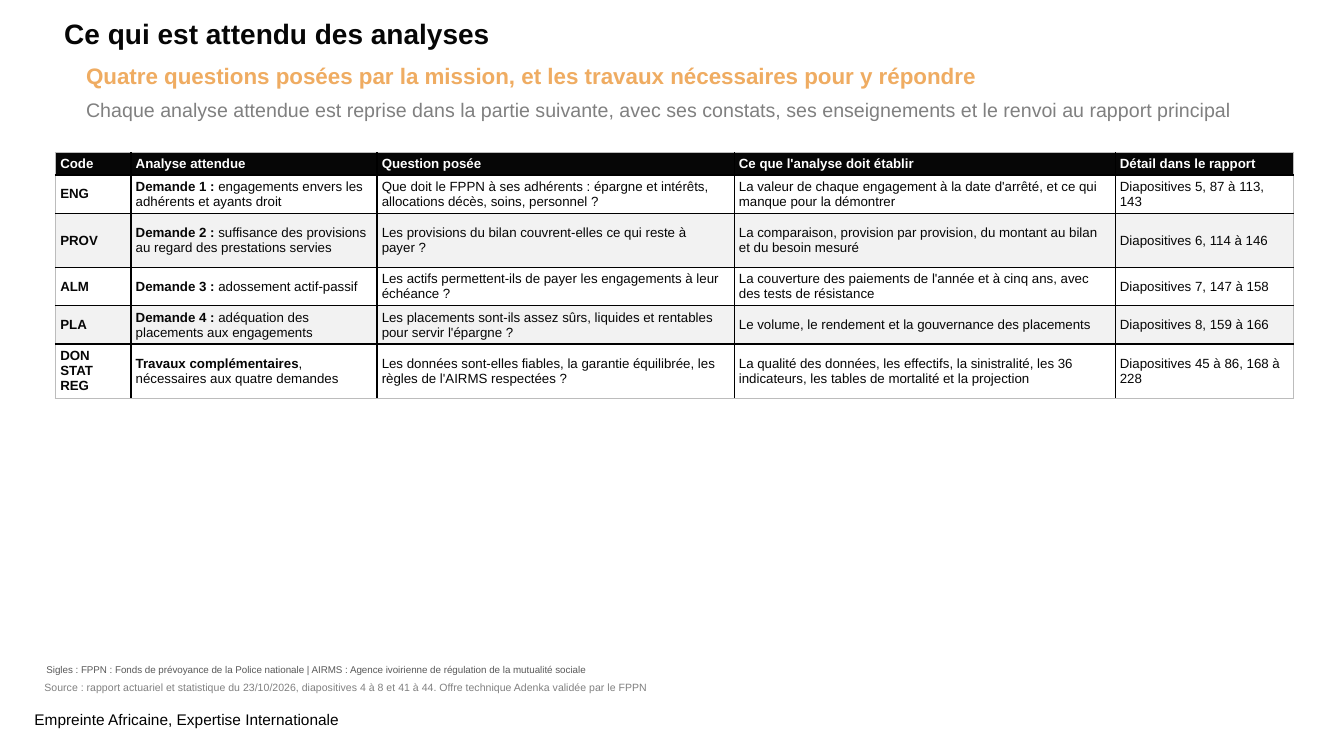
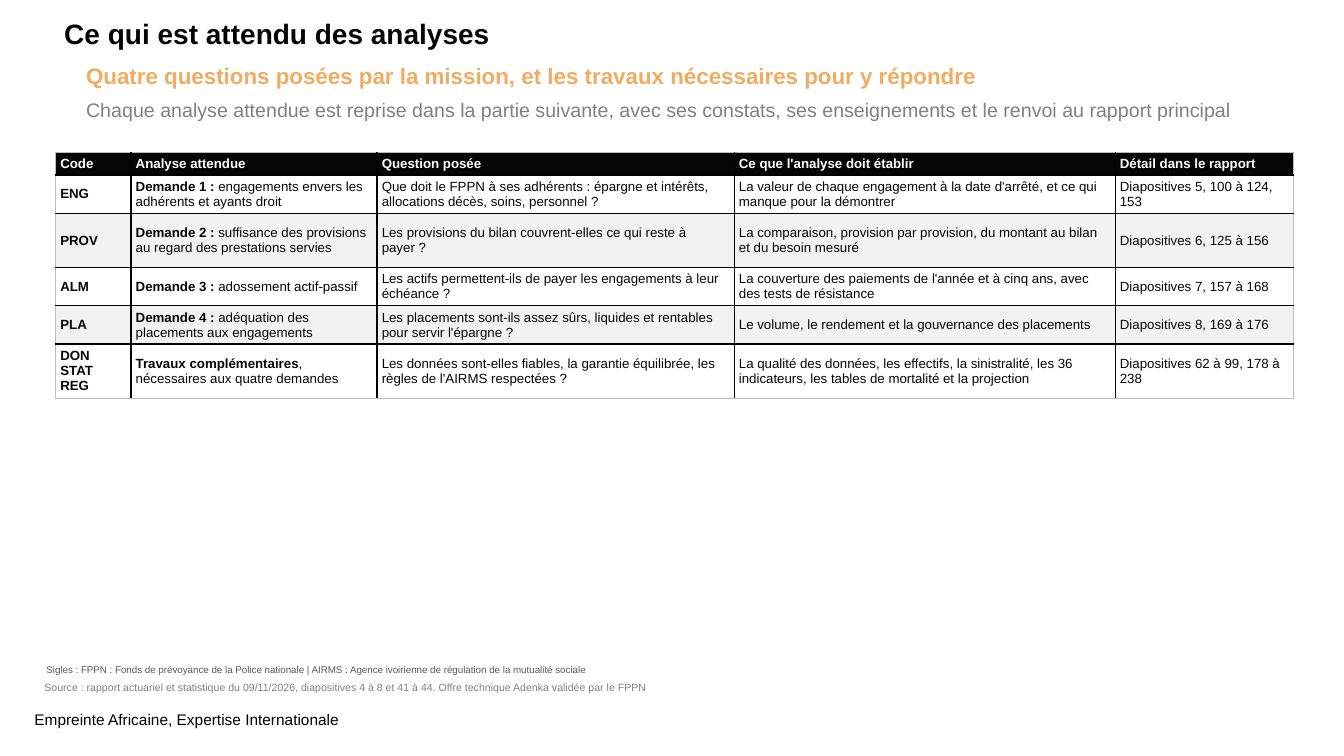
Before and after one commit to siakoel-art/FPPN, a slide deck: slide 4 of FPPN_Resume_executif_rapport_actuariel_20261102.pptx. Drawn at 1344x756 pixels with LibreOffice and Linux fonts; fonts in the diff are those of the drawing; background and template pictures are left out. Boxes give left, top, right and bottom in pixels: in the first picture for what was removed or moved away, otherwise in the second. Text is boxed around its words. In the diff, an @@ line names an element or a change of style, - is before the commit and + after.

```diff
--- a/FPPN_Resume_executif_rapport_actuariel_20261102.pptx
+++ b/FPPN_Resume_executif_rapport_actuariel_20261102.pptx
@@ table at (55,153,1294,399) @@
-row 2, column 5: Diapositives 5, 87 à 113, 143
+row 2, column 5: Diapositives 5, 100 à 124, 153
-row 3, column 5: Diapositives 6, 114 à 146
+row 3, column 5: Diapositives 6, 125 à 156
-row 4, column 5: Diapositives 7, 147 à 158
+row 4, column 5: Diapositives 7, 157 à 168
-row 5, column 5: Diapositives 8, 159 à 166
+row 5, column 5: Diapositives 8, 169 à 176
-row 6, column 5: Diapositives 45 à 86, 168 à 228
+row 6, column 5: Diapositives 62 à 99, 178 à 238
@@ text at (44,683,646,693): text changed @@
-Source : rapport actuariel et statistique du 23/10/2026, diapositives 4 à 8 et 41 à 44. Offre technique Adenka validée par le FPPN
+Source : rapport actuariel et statistique du 09/11/2026, diapositives 4 à 8 et 41 à 44. Offre technique Adenka validée par le FPPN
```
Also in this commit, not shown: 21 other slides changed, 16 other files.
